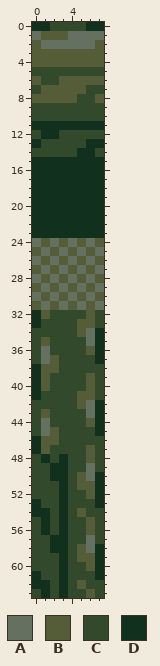
Pixel-art sprite -- Sprites/Water/WaterTiles.png. Above is the file before it was changed.
The file is 8x64 pixels.
Palette (. is transparent): A #647160  B #555c38  C #32492c  D #11301d
Pixels before, first column x 0:
 0 DDCCCCDD
 1 ABBBAAAA
 2 BAAAAAAB
 3 BBBBBBBB
 4 BBBBBBBB
 5 CCCCCCCC
 6 BCCBBBBB
 7 CBBBBBCC
 8 BBBBBCCB
 9 CCCCCCCC
10 CCCCCCCC
11 DDDDDDDD
12 CDDCCCCC
13 DCCCCCDD
14 CCCCCDDC
15 DDDDDDDD
16 DDDDDDDD
17 DDDDDDDD
18 DDDDDDDD
19 DDDDDDDD
20 DDDDDDDD
21 DDDDDDDD
22 DDDDDDDD
23 DDDDDDDD
24 ABABABAB
25 BABABABA
26 ABABABAB
27 BABABABA
28 ABABABAB
29 BABABABA
30 ABABABAB
31 BABABABA
32 DBCCCCBC
33 DCCCCBBC
34 CCCCCBAD
35 CBCCCCAD
36 CACCCCBD
37 CABCCCCD
38 DBBCCCCC
39 DBCCCCBC
40 DBCCCCBC
41 DCCCCBBC
42 CCCCCBAD
43 CBCCCCAD
44 CACCCCBD
45 CABCCCCD
46 DBBCCCCC
47 DBCCCCBC
48 CDCDCCBC
49 CCDDCCAC
50 CCDDCBAD
51 CCCDCBBD
52 CCCDCCBD
53 DCCDCCCD
54 DDCDCBCC
55 CDCDCCBC
56 CDCDCCBC
57 CCDDCCAC
58 CCDDCBAD
59 CCCDCBBD
60 CCCDCCBD
61 DCCDCCCD
62 DDCDCBCC
63 CDCDCCBC
The same view after the edit:
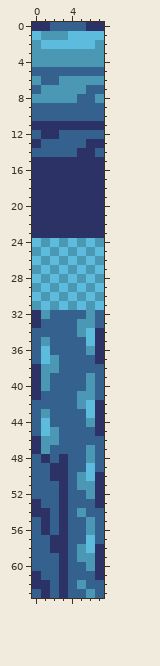
Change:
colour A: #647160 -> #5dbbde
colour B: #555c38 -> #4b98b5
colour C: #32492c -> #35618e
colour D: #11301d -> #2c3166
Where, in picture pixels (left, top, right, bottom), the same in both pictures:
changed: (32, 22, 104, 598)
